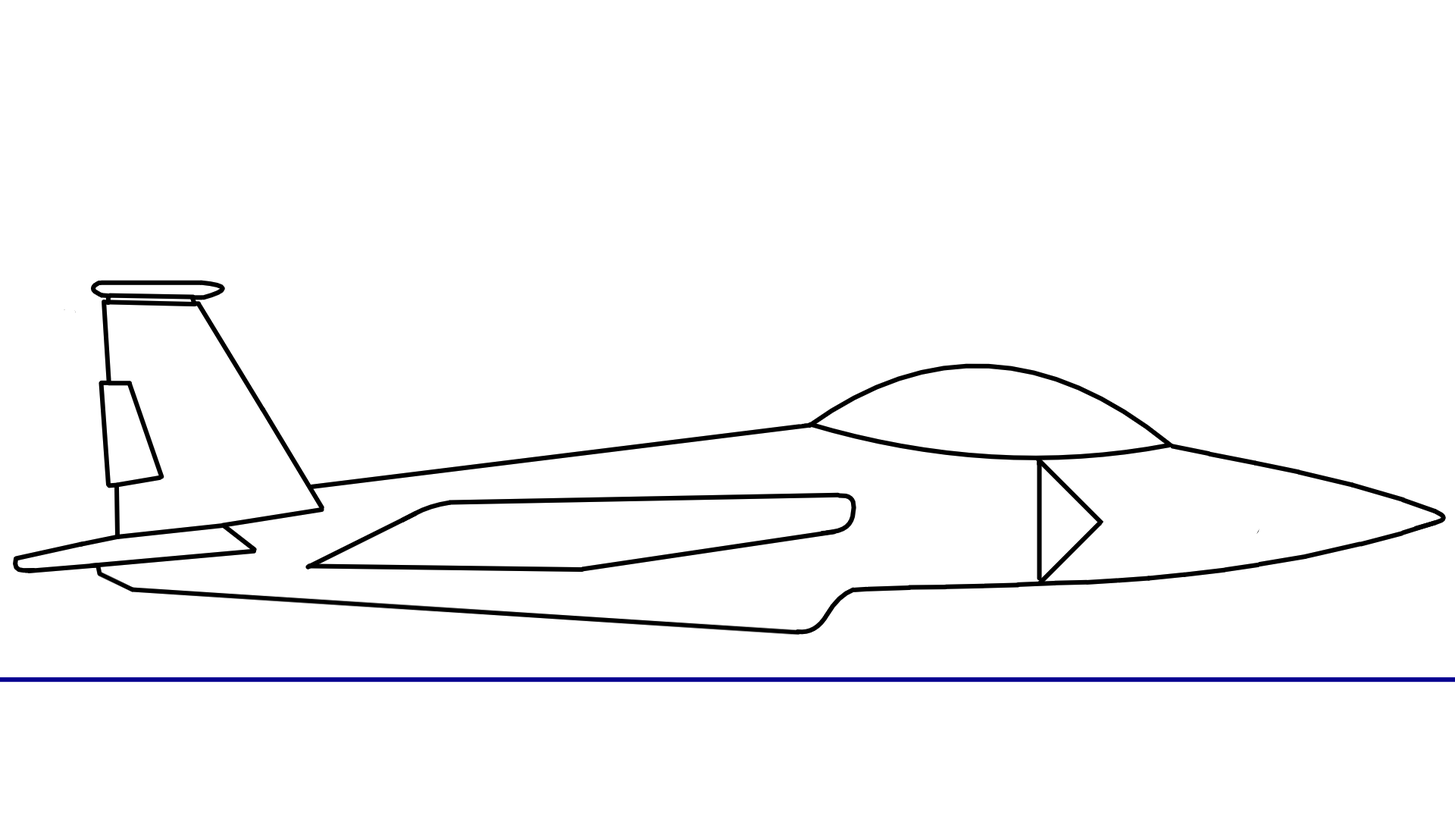
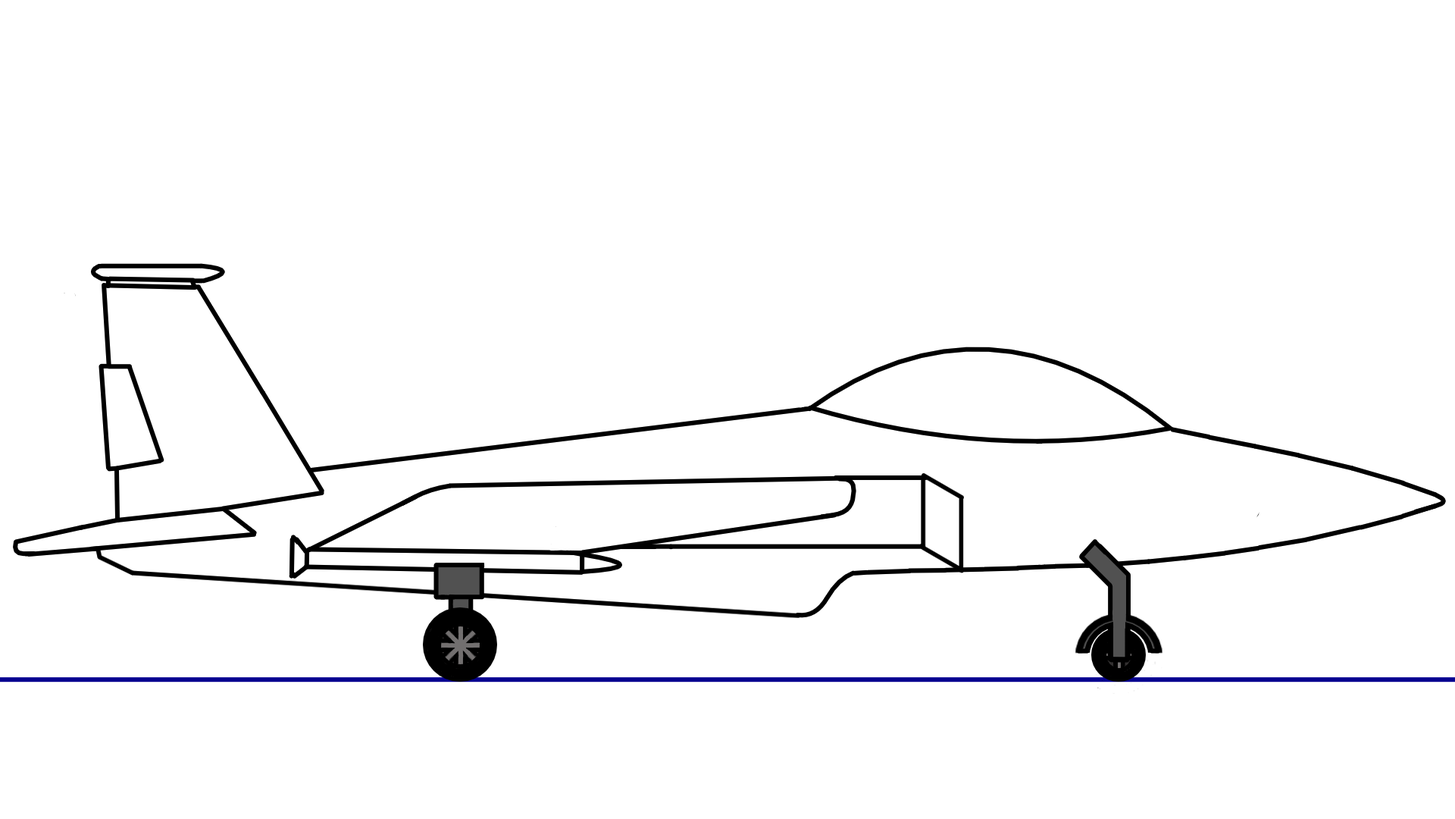
Two versions of the same layered image (w=1455, h=819). Layer-by-layer changes:
painted on "contour" (1st of 5, in "podwozie1") over [1074, 538, 1164, 694]
painted on "colour" (1st of 5, in "podwozie1") over [1081, 541, 1158, 658]
moved "koło1" above "koło2" over [1091, 627, 1147, 682]
painted on "contour" (2nd of 5, in "koło1") over [1091, 627, 1147, 682]
painted on "colour" (2nd of 5, in "koło1") over [1094, 629, 1144, 679]
painted on "contour" (3rd of 5, in "koło2") over [422, 607, 498, 682]
painted on "colour" (3rd of 5, in "koło2") over [426, 610, 495, 680]
moved "podwozie2" above "jet" over [433, 562, 486, 651]
painted on "contour" (4th of 5, in "podwozie2") over [433, 562, 486, 651]
painted on "colour" (4th of 5, in "podwozie2") over [434, 563, 483, 647]
added layer "Warstwa malowania 3" in group "jet" over [619, 474, 929, 550]
added layer "Warstwa malowania 2" in group "jet" over [920, 472, 965, 574]
painted on "contour" (5th of 5, in "jet") over [12, 263, 1447, 635]
